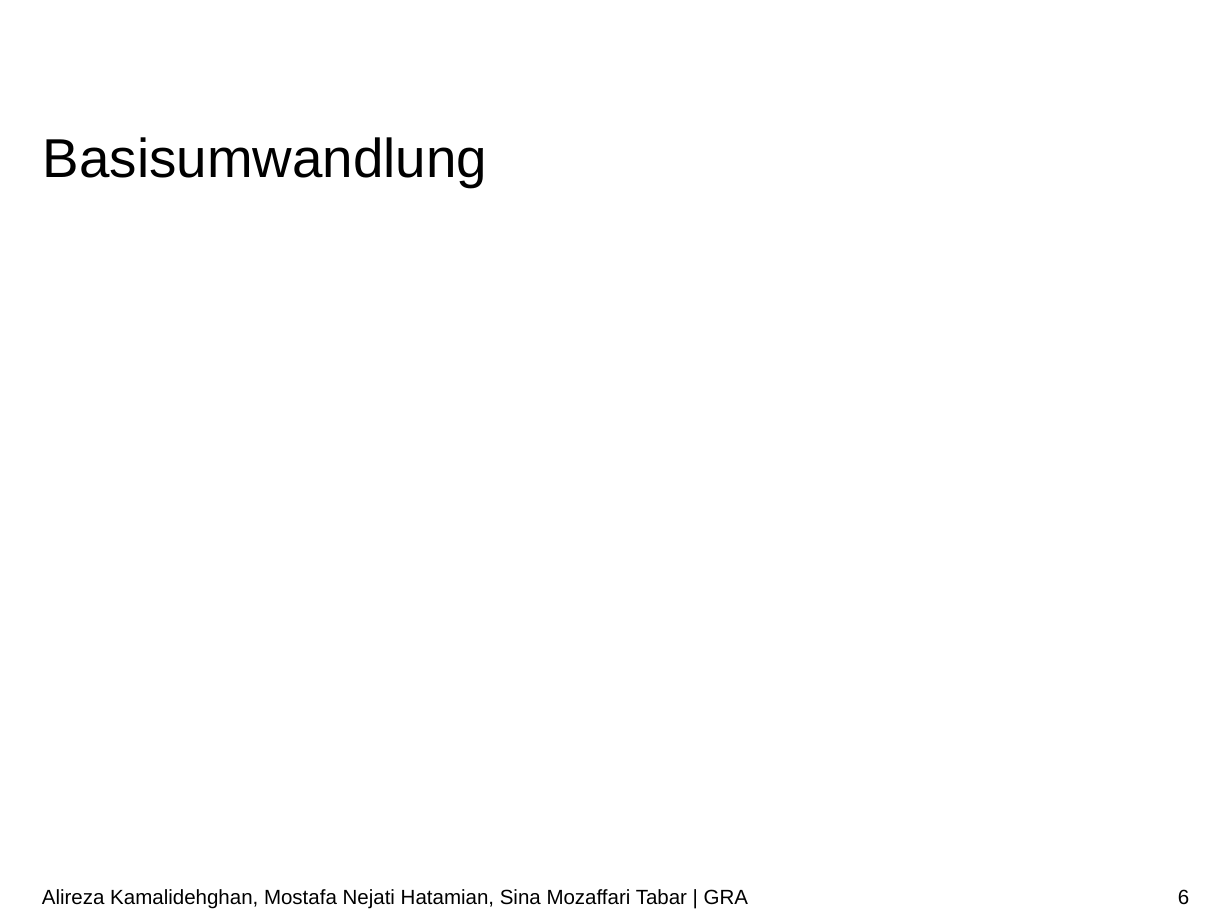
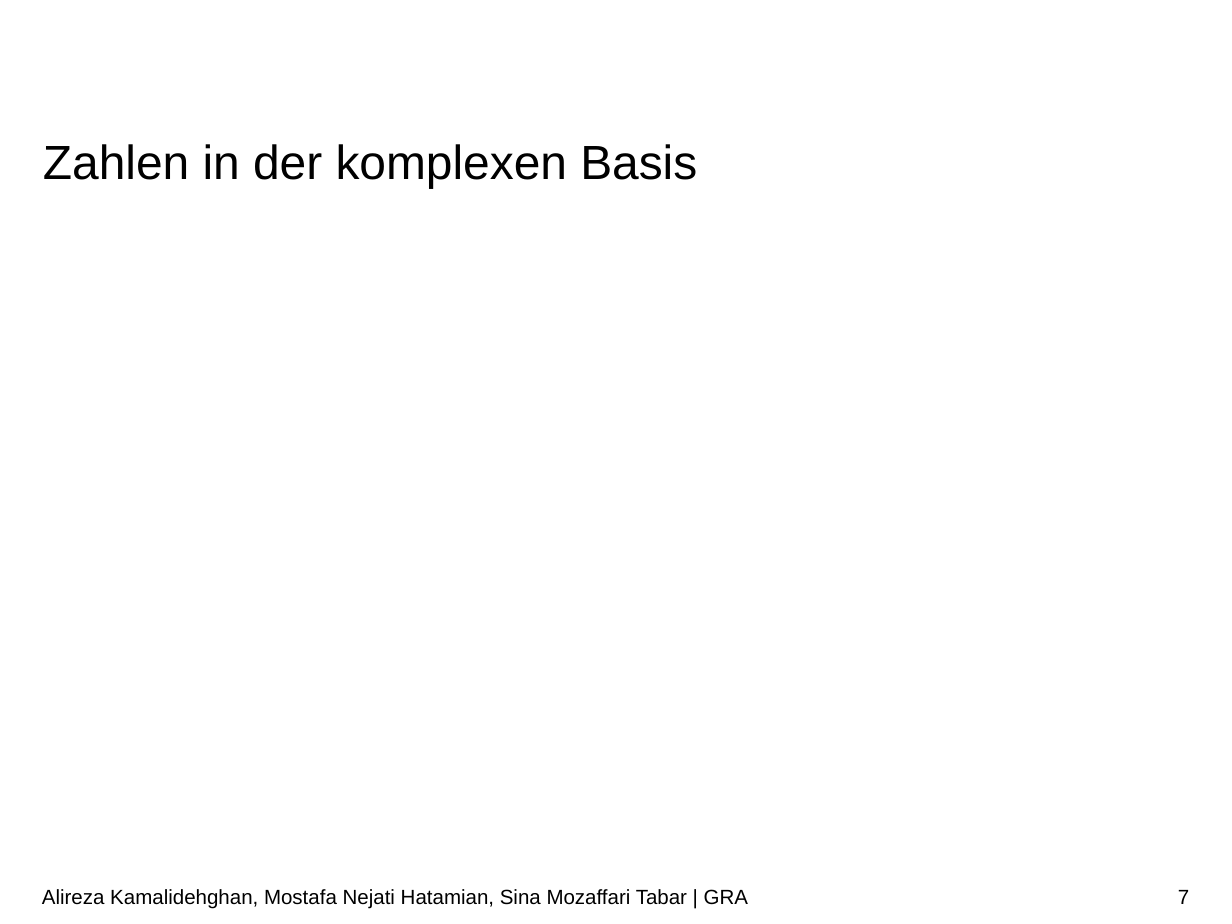
Before and after one commit to ARKamaliD/bm1pi-conversion, a slide deck: slide 7 of Vortrag/Vortrag.pptx (slide 6 before the commit). Drawn at 1232x924 pixels with LibreOffice and Linux fonts; fonts in the diff are those of the drawing; grey boxes stand for pictures; background and template pictures are left out. Boxes give left, top, right and bottom in pixels: in the first picture for what was removed or moved away, otherwise in the second. Text is boxed around its words. In the diff, an @@ line names an element or a change of style, - is before the commit and + after.

```diff
--- a/Vortrag/Vortrag.pptx
+++ b/Vortrag/Vortrag.pptx
@@ title at bbox=[43, 144, 697, 188]: text changed; size 32 to 28 pt @@
-Basisumwandlung
+Zahlen in der komplexen Basis
@@ page number at bbox=[1178, 890, 1189, 904]: text changed @@
-6
+7
```
Also in this commit, not shown: 7 other slides changed, 4 slides added, 2 slides removed.
